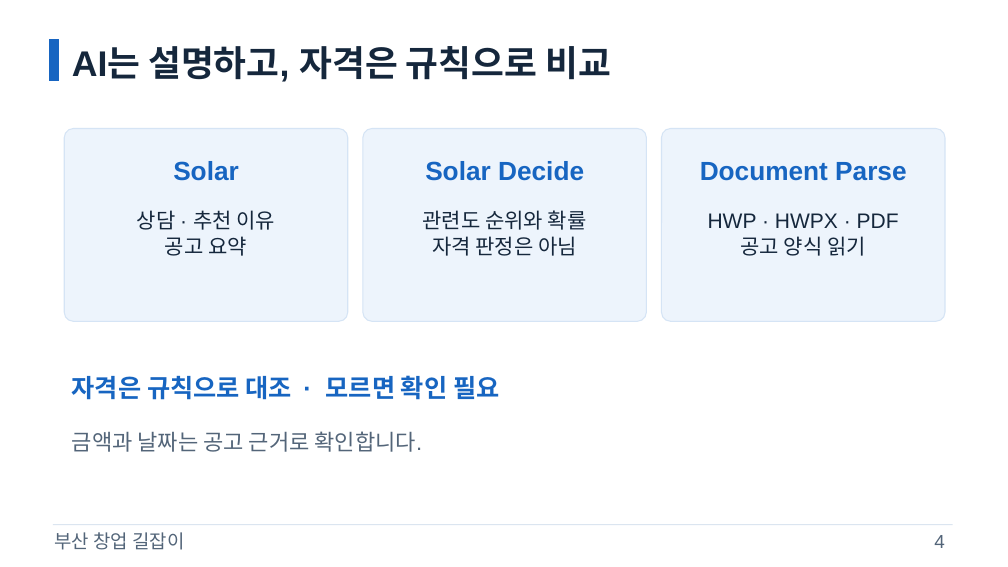
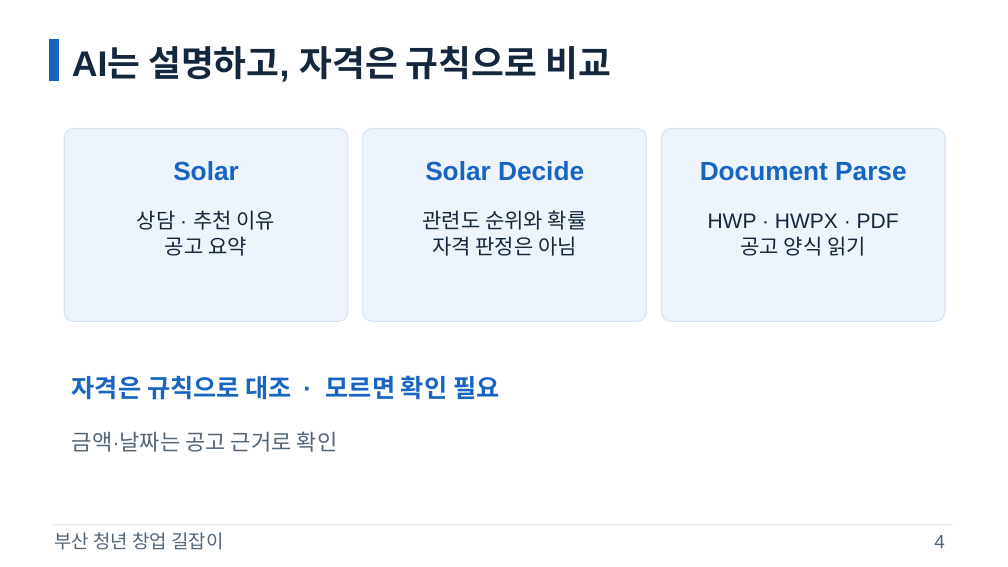
Before and after one commit to samsepi0l-1337/hackaton, a slide deck: slide 4 of docs/presentation/gil-pitch.pptx. Drawn at 1008x567 pixels with LibreOffice and Linux fonts; fonts in the diff are those of the drawing. Boxes give left, top, right and bottom in pixels: in the first picture for what was removed or moved away, otherwise in the second. Text is boxed around its words. In the diff, an @@ line names an element or a change of style, - is before the commit and + after.

```diff
--- a/docs/presentation/gil-pitch.pptx
+++ b/docs/presentation/gil-pitch.pptx
@@ text at [72, 431, 338, 452]: text changed @@
-금액과 날짜는 공고 근거로 확인합니다.
+금액·날짜는 공고 근거로 확인
@@ text at [54, 532, 223, 550]: text changed @@
-부산 창업 길잡이
+부산 청년 창업 길잡이
```
Also in this commit, not shown: 4 other slides changed, 1 slide added, 1 slide removed, 4 other files.
